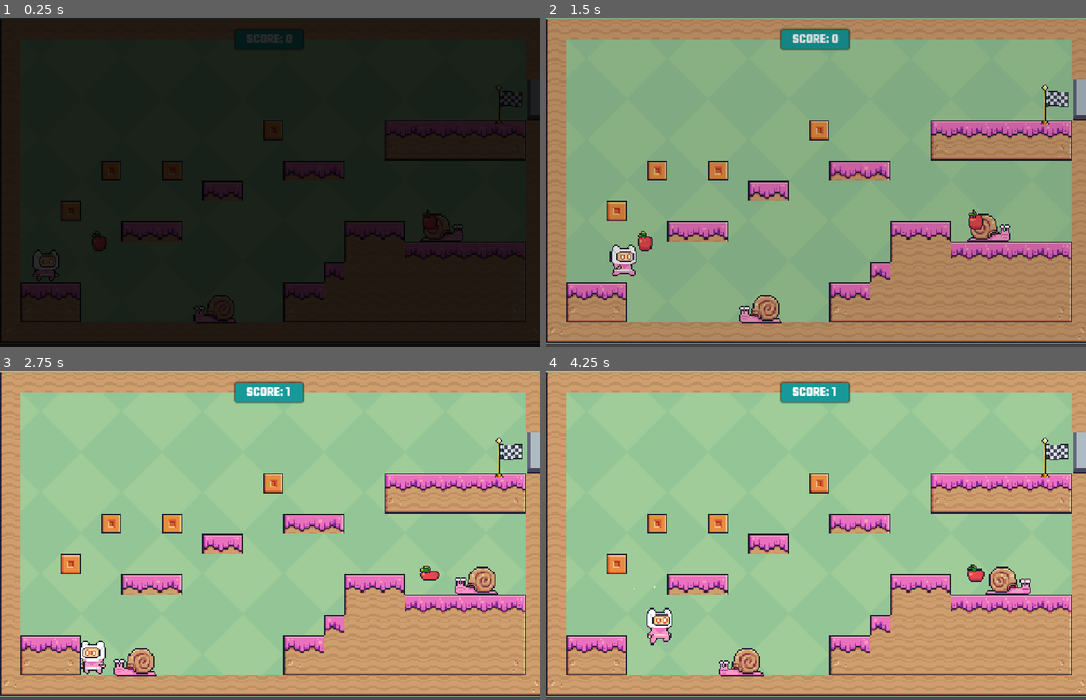
Above: before the commit, frames 1-4 (two rows, left to right).
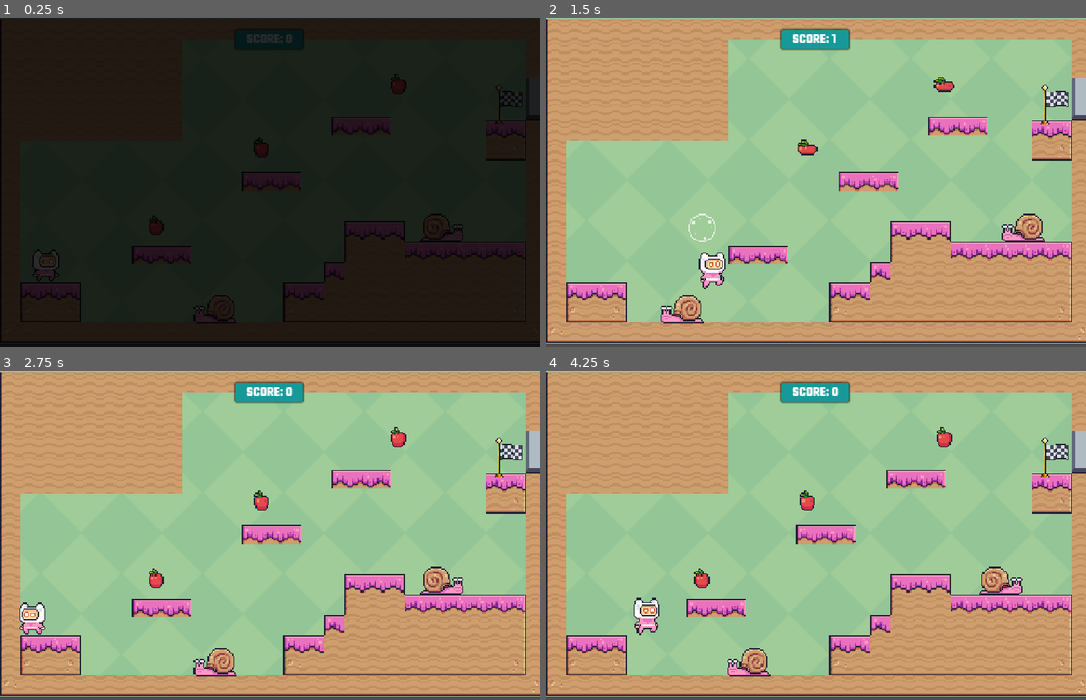
Above: after the commit, the same moments.

Repository: Juniorwebprogrammer/godot_2d_tutorial_game
Game: Godot game, scene res://scenes/main.tscn
Two runs of this game, one before a commit and one after it. Both use one fixed random seed, a clock stepped at 60 frames per second and the inputs below. Sound files missing from this copy of the repository are replaced by a short silence.
Inputs:
- Up to frame 1 (0.25 s): no input
- Up to frame 2 (1.5 s): hold D (right) from 0.53 s (still down); tap Space (jump) at 0.77 s
- Up to frame 3 (2.75 s): tap Space (jump) at 1.52 s; release D (right) at 2.03 s; hold A (left) from 2.03 s (still down)
- Up to frame 4 (4.25 s): release A (left) at 2.78 s; hold D (right) from 2.78 s (still down); tap Space (jump) at 3.02, 3.77 s

The runs differ from the first frame. In frame 1, 1.5% of the frame differs, in the area x 11-98%, y 17-75%; in frame 2, 96%, in the area x 0-100%, y 0-99%; in frame 3, 19%; in frame 4, 18%.

Commit message:
stop music when win the game

Diff:
--- a/scripts/main.gd
+++ b/scripts/main.gd
@@ -13,7 +13,7 @@
 var finish
 
 var current_level_root: Node = null
-var level: int = 1
+var level: int = 3
 var score: int = 0
 var total_collectabled_item_for_level: int = 0
 var first_load: bool = true
@@ -75,6 +75,7 @@
 func _win_the_game() -> void:
 	await _fate(1.0)
 	winLabel.visible = true
+	music.stop()
 
 # Signal handlers
 
